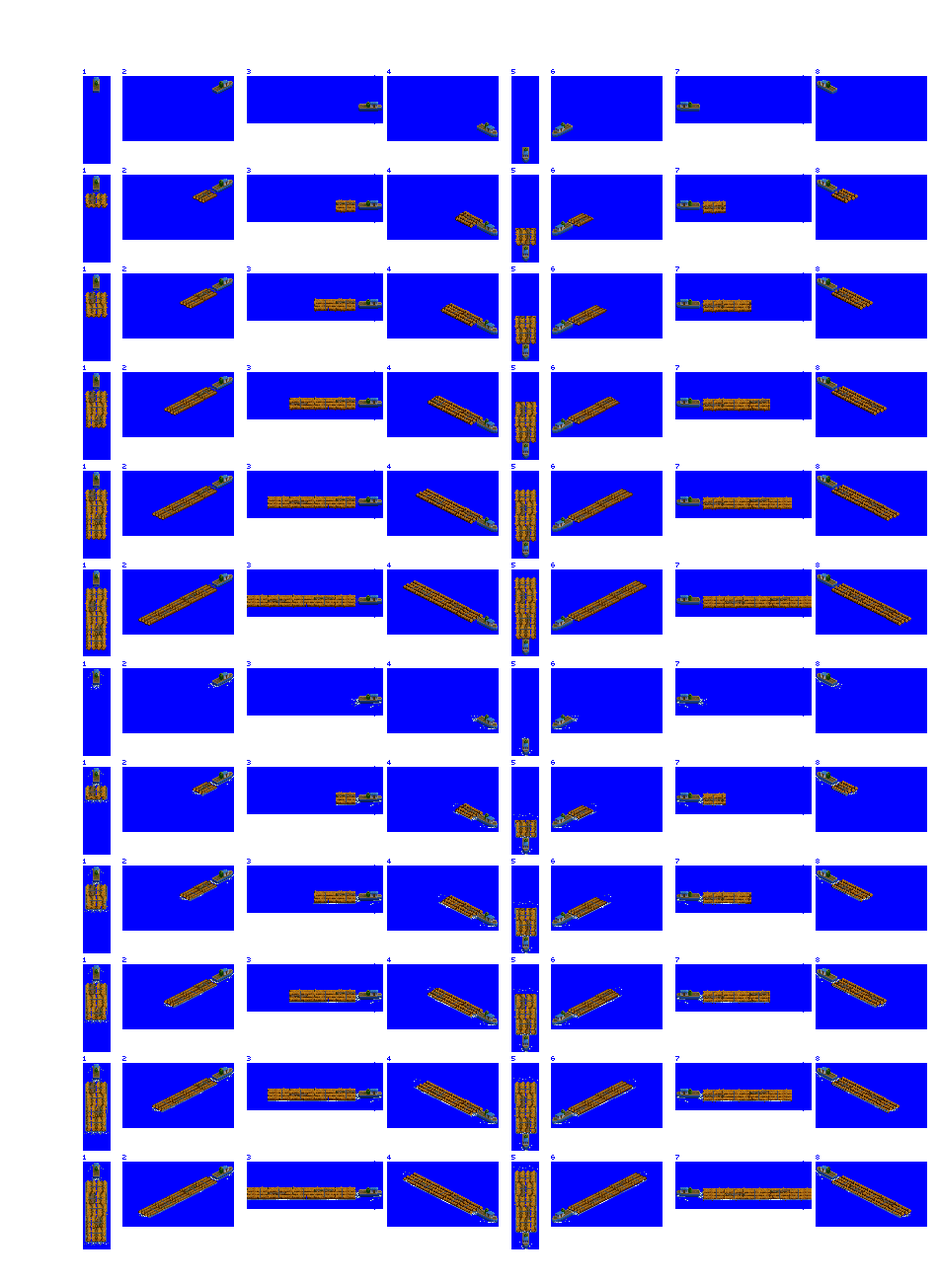
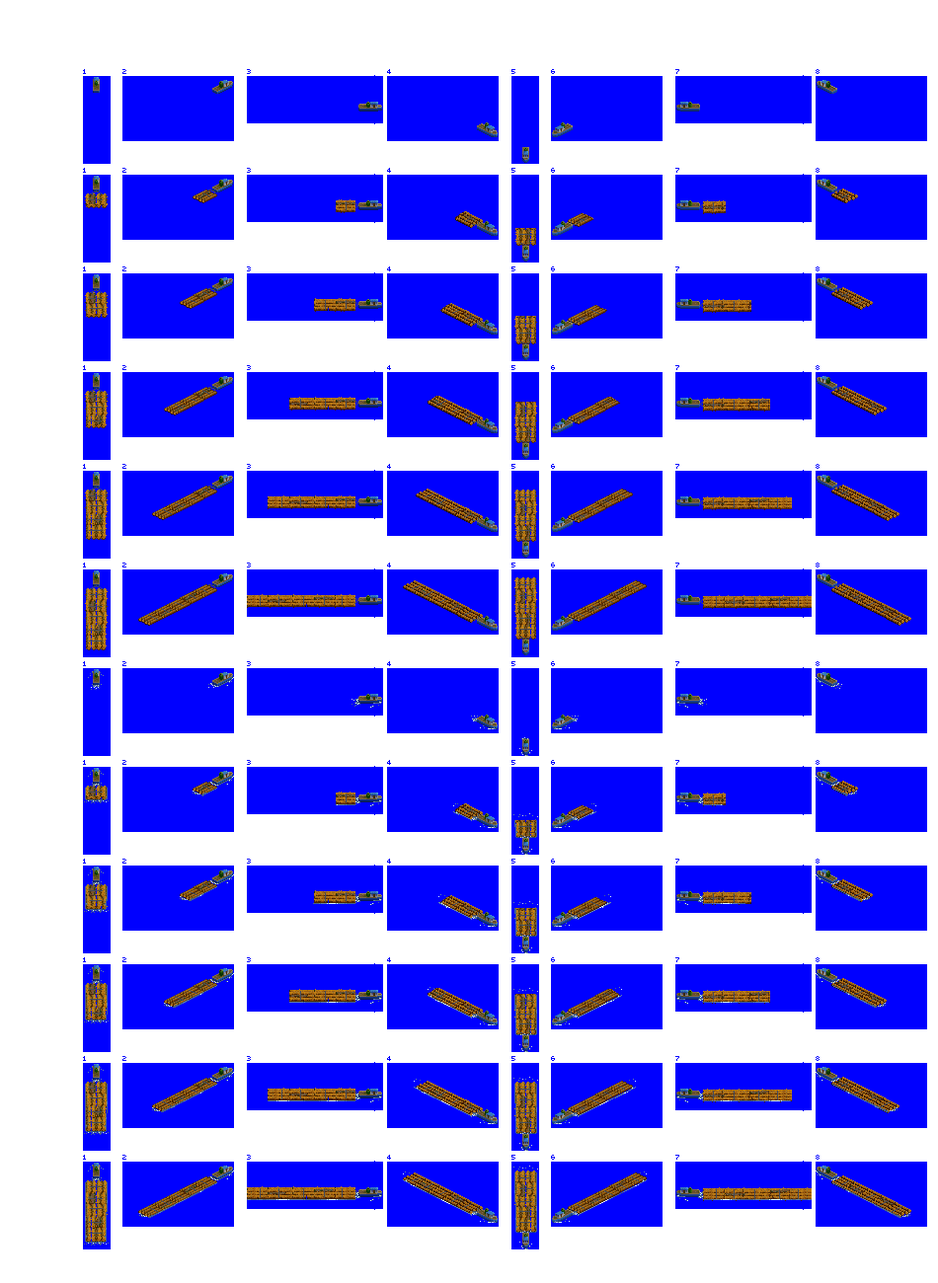
Layered file, before and after one edit (938 × 1283). Changes by layer:
painted on "Background" over left=82, top=656, right=539, bottom=658
